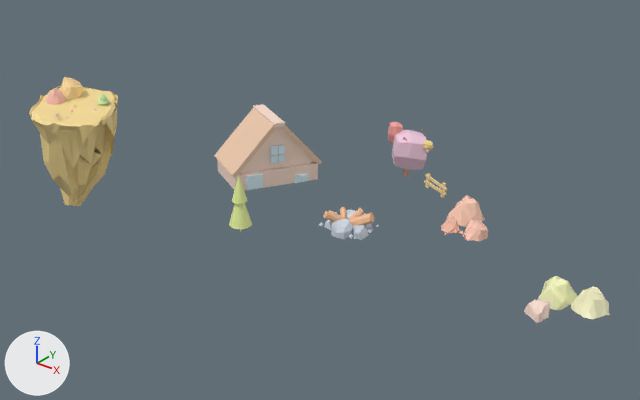
The glTF model src/resources/models/scene.gltf as it was, and as the next commit left it.
Camera for both pictures: a 50 mm lens placed at (1.135, -1.549, 0.927), pointed at (-0.043, -0.077, 0.014). The axes (+X, +Y, +Z) are drawn at lower left. The lights are the same throughout.
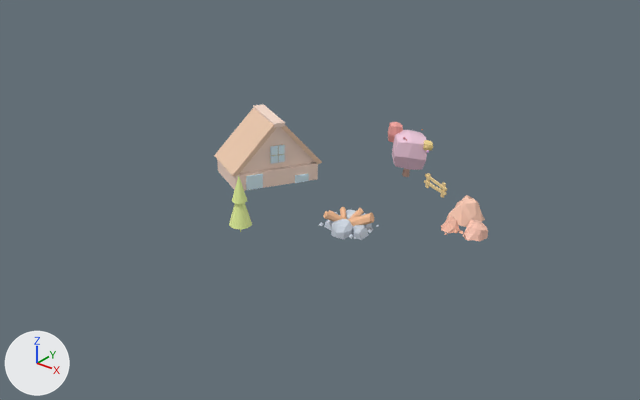
The change, as a diff of the scene's bpy script:
```diff
--- a/src/resources/models/scene.gltf.py
+++ b/src/resources/models/scene.gltf.py
@@ ob_plane_002 @@
-ob_plane_002 = bpy.data.objects.new('Plane.002', me_plane_002)
-ob_plane_002.location = (0.0, 0.0, 0.0)
@@ ob_plane_010 @@
-ob_plane_010 = bpy.data.objects.new('Plane.010', me_plane_011)
-ob_plane_010.location = (0.0, 0.0, 0.0)
@@ ob_plane_009 @@
-ob_plane_009 = bpy.data.objects.new('Plane.009', me_plane_010)
-ob_plane_009.location = (0.0, 0.0, 0.0)
@@ ob_plane_011 @@
-ob_plane_011 = bpy.data.objects.new('Plane.011', me_plane_012)
-ob_plane_011.location = (0.0, 0.0, 0.0)
@@ ob_cube_006 @@
-ob_cube_006 = bpy.data.objects.new('Cube.006', me_cube_008)
-ob_cube_006.location = (0.0, 0.0, 0.0)
@@ ob_plane_016 @@
-ob_plane_016 = bpy.data.objects.new('Plane.016', me_plane_017)
-ob_plane_016.location = (0.0, 0.0, 0.0)
@@ ob_plane_015 @@
-ob_plane_015 = bpy.data.objects.new('Plane.015', me_plane_016)
-ob_plane_015.location = (0.0, 0.0, 0.0)
```

Changed parts and their boxes (x1, y1, x2, y2) in the pictures (640 x 400 px):
'Plane.002', deleted (yellow): before (29, 86, 118, 207)
'Plane.010', deleted (beige): before (571, 287, 610, 319)
'Plane.011', deleted (beige): before (537, 276, 577, 310)
'Plane.009', deleted (beige): before (524, 300, 550, 323)
'Plane.015', deleted: before (60, 77, 83, 100)
'Plane.016', deleted: before (46, 88, 66, 105)
'Cube.006', deleted: before (97, 93, 109, 104)
